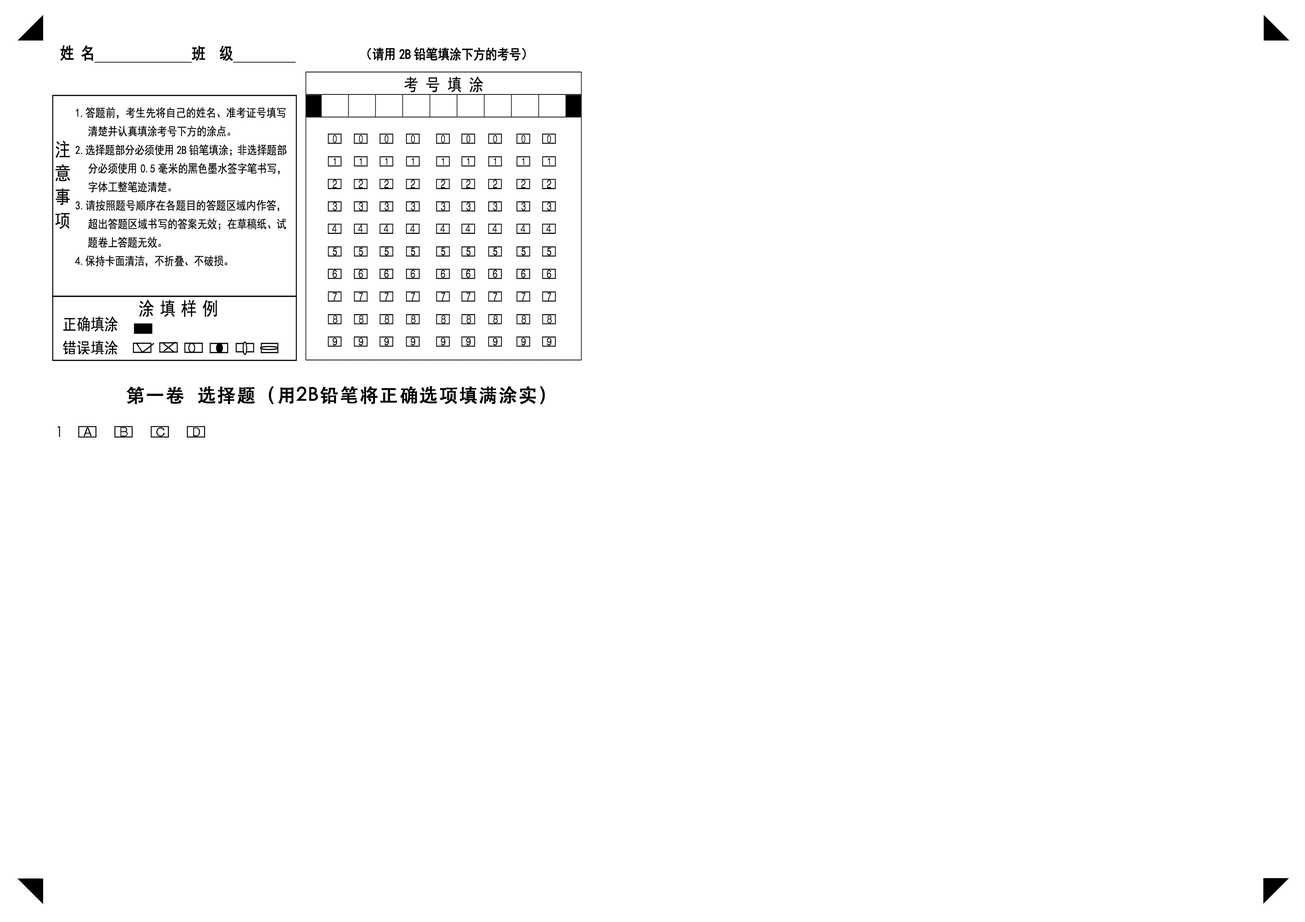
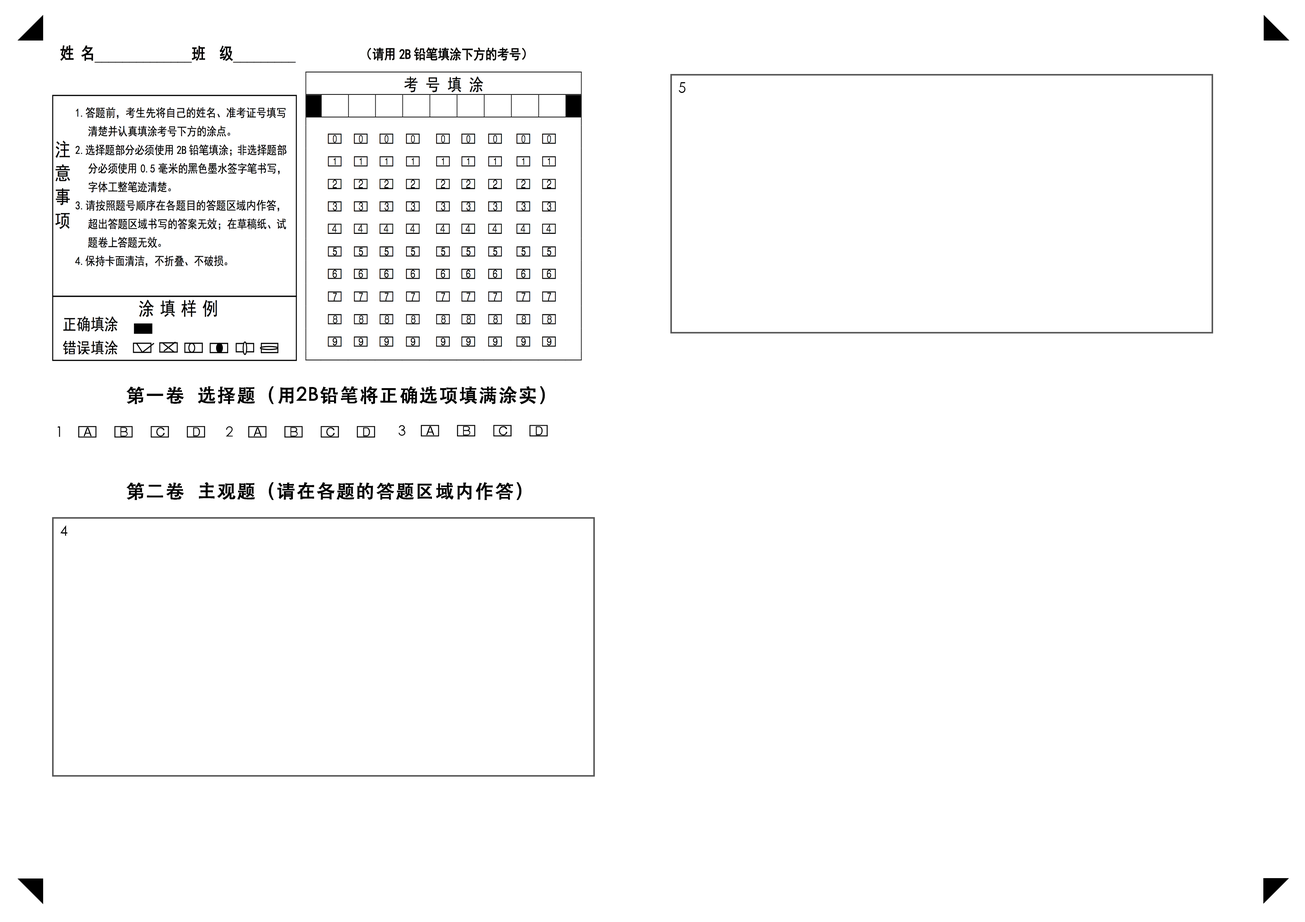
The second 1305 x 922 image is a revision of the first. Changes to its layers:
added group "subjectiveitem" with 7 layers above "choice" over (52, 74, 1213, 777)
added layer "第二卷 主观题（请在各题的答题区域内作答）" in group "subjectiveitem" over (126, 482, 522, 501)
added group "item5" with 2 layers in group "subjectiveitem" over (670, 74, 1213, 334)
added layer "5" in group "item5" over (678, 82, 686, 93)
added layer "矩形 1" (1st of 2, in "subjectiveitem" › "item5") in group "item5" over (670, 74, 1213, 334)
added group "item4" with 2 layers in group "subjectiveitem" over (52, 517, 595, 777)
added layer "4" in group "item4" over (59, 525, 68, 536)
added layer "矩形 1" (2nd of 2, in "subjectiveitem" › "item4") in group "item4" over (52, 517, 595, 777)
added group "choice3" with 2 layers in group "choice" over (398, 424, 548, 438)
added layer "choice" (2nd of 4, in "choice" › "choice3") in group "choice3" over (420, 424, 548, 438)
added layer "3" in group "choice3" over (398, 425, 406, 436)
added group "choice2" with 2 layers in group "choice" over (225, 425, 376, 439)
added layer "choice" (3rd of 4, in "choice" › "choice2") in group "choice2" over (248, 425, 376, 439)
added layer "2" in group "choice2" over (225, 426, 233, 437)
